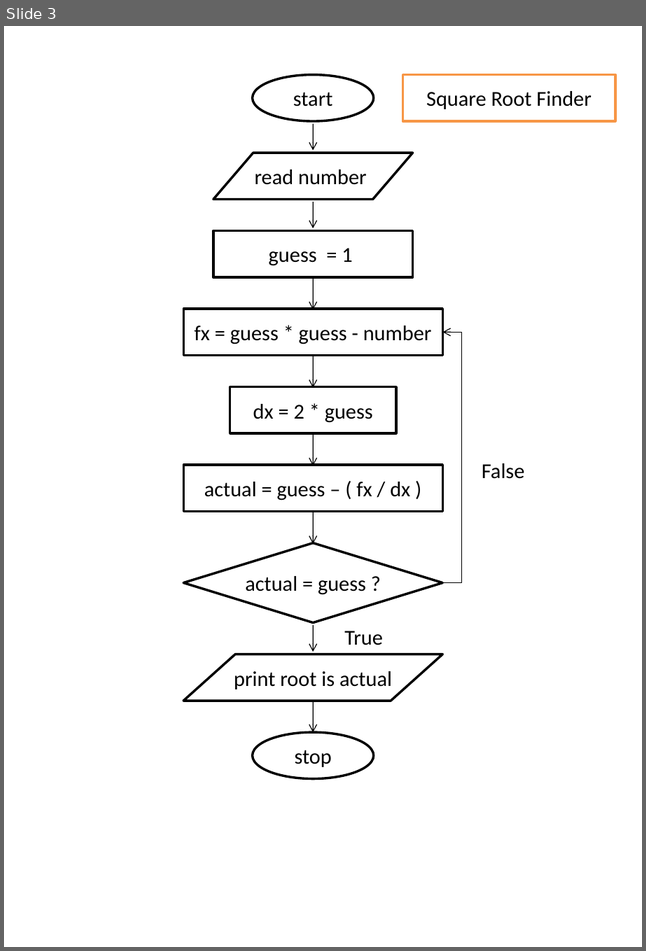
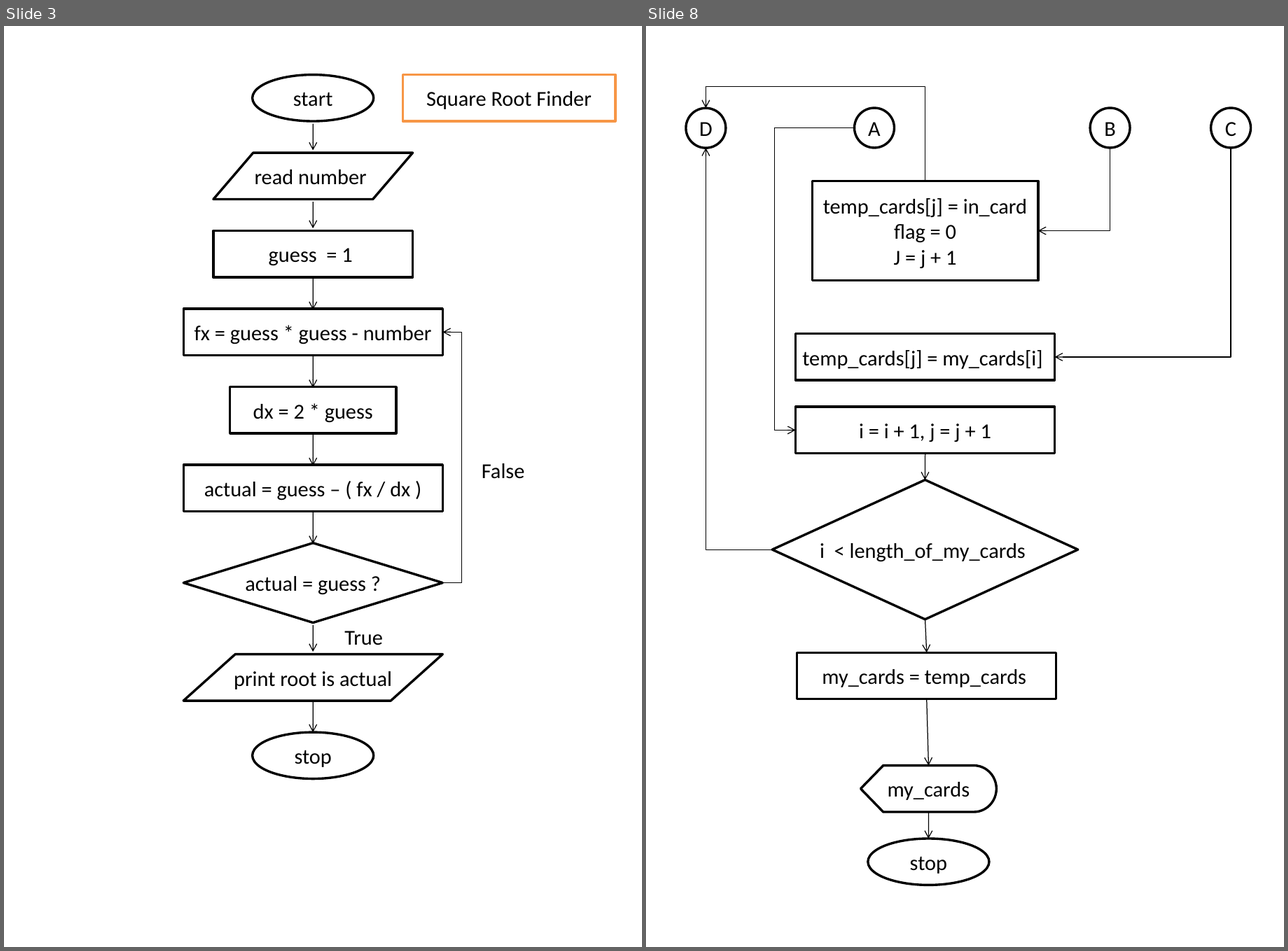
Before and after one commit to rajasekaran36/GE8151-Problem-Solving-and-Python-Programming, a slide deck: Slides/Unit 1/Flow-Charts.pptx. Shown side by side, each under a label of ours: slide 3 before the commit, slides 3 and 8 after it; the slides between them are not shown. The pictures are 646x951 and 1288x951 pixels, drawn with LibreOffice and Linux fonts; fonts in the diff are those of the drawing. Boxes give left, top, right and bottom in pixels: in the first picture for what was removed or moved away, otherwise in the second. Text is boxed around its words. In the diff, an @@ line names an element or a change of style, - is before the commit and + after.

```diff
--- a/Slides/Unit 1/Flow-Charts.pptx
+++ b/Slides/Unit 1/Flow-Charts.pptx
@@ slide 8 added at <box>646,26,1284,947</box>, background #FFFFFF @@
@@ elbow arrow added from (925, 181) to (705, 109), #000000 0.75 pt @@
@@ ellipse added at <box>686,109,726,148</box>, fill #FFFFFF, outline #000000 2 pt, 18 pt, text #000000 @@
+D
@@ ellipse added at <box>855,108,894,148</box>, fill #FFFFFF, outline #000000 2 pt, 18 pt, text #000000 @@
+A
@@ ellipse added at <box>1090,108,1130,148</box>, fill #FFFFFF, outline #000000 2 pt, 18 pt, text #000000 @@
+B
@@ ellipse added at <box>1211,108,1251,148</box>, fill #FFFFFF, outline #000000 2 pt, 18 pt, text #000000 @@
+C
@@ elbow arrow added from (855, 128) to (796, 430), #000000 0.75 pt @@
@@ elbow arrow added from (772, 550) to (705, 148), #000000 0.75 pt @@
@@ elbow arrow added from (1109, 148) to (1038, 231), #000000 0.75 pt @@
@@ elbow arrow added from (1231, 148) to (1054, 357), #000000 0.75 pt @@
@@ rectangle added at <box>812,181,1038,280</box>, fill #FFFFFF, outline #000000 2 pt, 18 pt, text #000000 @@
+temp_cards[j] = in_card
+flag = 0
+J = j + 1
@@ rectangle added at <box>796,334,1055,381</box>, fill #FFFFFF, outline #000000 2 pt, 18 pt, text #000000 @@
+temp_cards[j] = my_cards[i]
@@ rectangle added at <box>796,407,1055,454</box>, fill #FFFFFF, outline #000000 2 pt, 18 pt, text #000000 @@
+i = i + 1, j = j + 1
@@ arrow added from (925, 454) to (925, 480), #000000 0.75 pt @@
@@ diamond added at <box>772,480,1077,620</box>, fill #FFFFFF, outline #000000 2 pt, 18 pt, text #000000 @@
+i < length_of_my_cards
@@ arrow added from (925, 620) to (927, 652), #000000 0.75 pt @@
@@ rectangle added at <box>797,652,1057,699</box>, fill #FFFFFF, outline #000000 2 pt, 18 pt, text #000000 @@
+my_cards = temp_cards
@@ arrow added from (927, 699) to (928, 766), #000000 0.75 pt @@
@@ flow chart display added at <box>860,766,996,813</box>, fill #FFFFFF, outline #000000 2 pt, 18 pt, text #000000 @@
+my_cards
@@ arrow added from (928, 813) to (928, 839), #000000 0.75 pt @@
@@ ellipse added at <box>868,839,990,886</box>, fill #FFFFFF, outline #000000 2 pt, 18 pt, text #000000 @@
+stop
```
Also in this commit, not shown: 1 slide changed, 3 other slides added, 8 other files.
